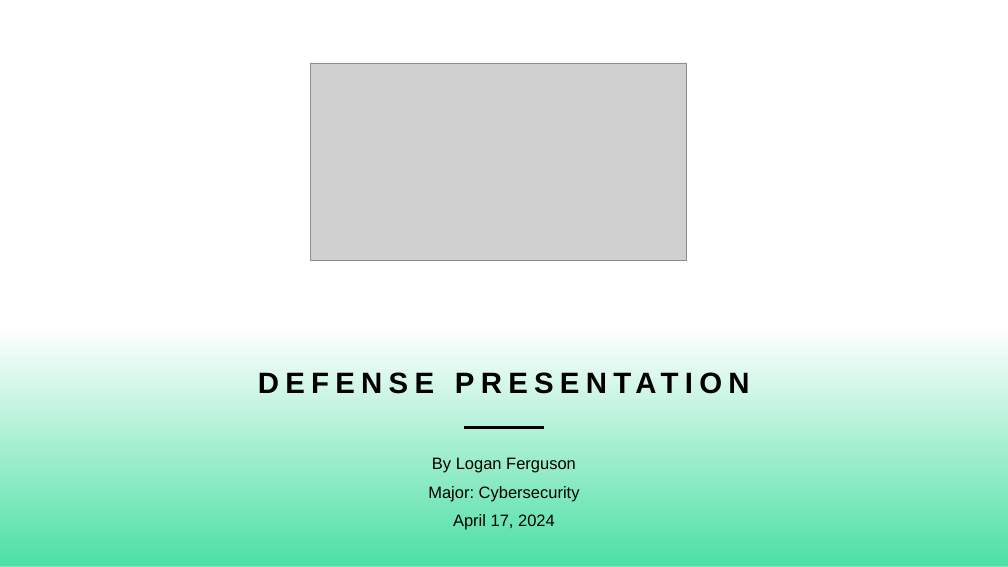
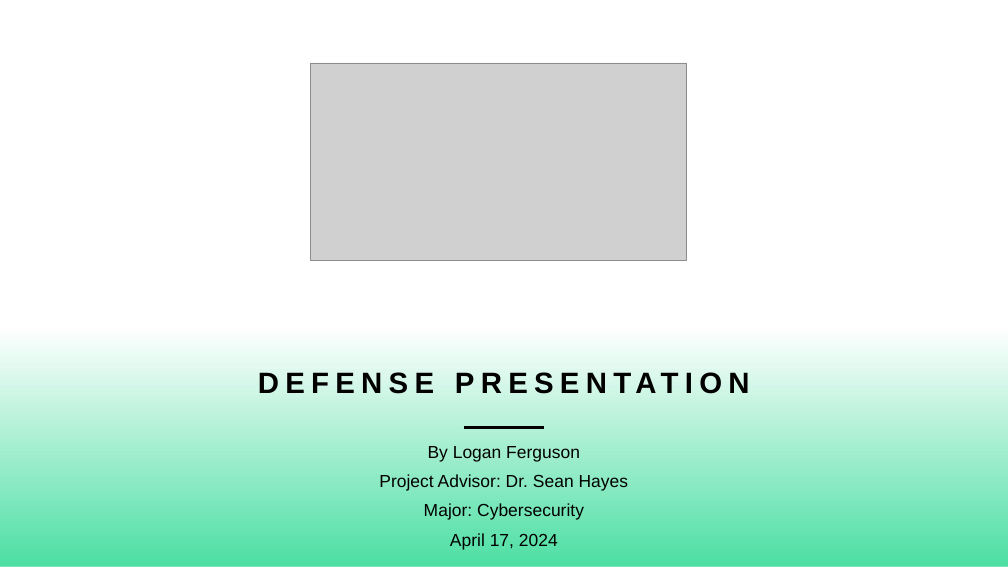
Before and after one commit to logon02/CSU-Senior-Project, a slide deck: slide 1 of docs/DefensePresentation.pptx. Drawn at 1008x567 pixels with LibreOffice and Linux fonts; fonts in the diff are those of the drawing; grey boxes stand for pictures. Boxes give left, top, right and bottom in pixels: in the first picture for what was removed or moved away, otherwise in the second. Text is boxed around its words. In the diff, an @@ line names an element or a change of style, - is before the commit and + after.

Commit message:
Added defense presentation slides

```diff
--- a/docs/DefensePresentation.pptx
+++ b/docs/DefensePresentation.pptx
@@ subtitle "By Logan Ferguson": place and size @@
-subtitle "By Logan Ferguson" at (428, 457, 580, 529)
+subtitle "By Logan Ferguson" at (379, 446, 629, 549)
@@ subtitle at (424, 446, 584, 549): size 15.7 to 16.6 pt in "By Logan Ferguson", "Major: Cybersecurity", "April 17, 2024" @@
@@ subtitle at (379, 474, 629, 491): paragraph added @@
+Project Advisor: Dr. Sean Hayes
```
Also in this commit, not shown: 9 other slides changed.
